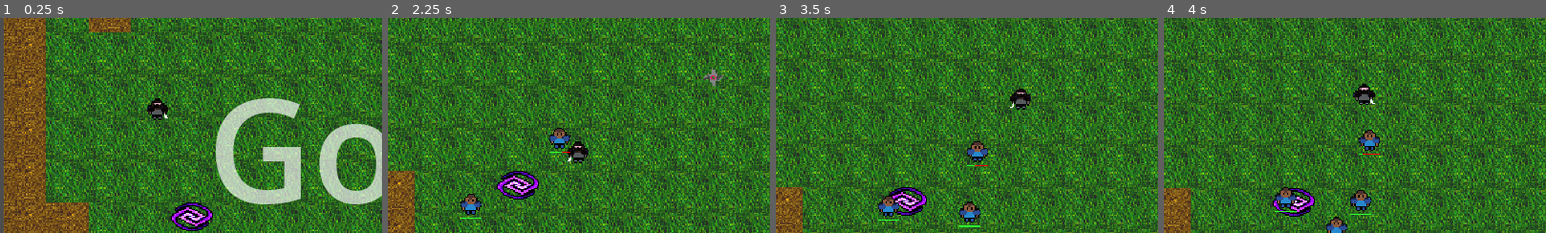
Above: before the commit, frames 1-4 (left to right).
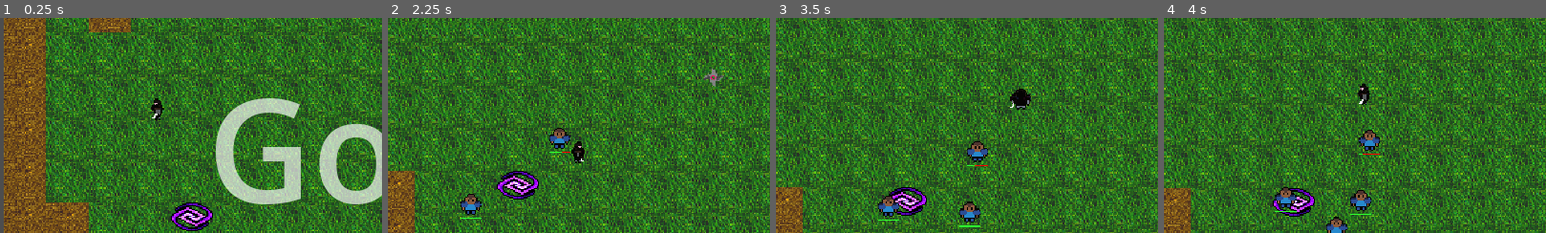
Above: after the commit, the same moments.

Repository: idjotherwise/ninja-killer-godot
Game: Godot game, scene res://Scenes/world.tscn
The game is run twice, just before and just after one commit, with the same random seed, the same clock (stepped at 60 frames per second) and the same inputs.
Inputs:
- Up to frame 1 (0.25 s): no input
- Up to frame 2 (2.25 s): hold Right (ui_right) 0.53-1.28 s; tap Space (shoot) at 0.6, 1.35, 2.1 s; hold Down (ui_down) 1.28-2.03 s; hold Right (ui_right) from 2.03 s (still down)
- Up to frame 3 (3.5 s): release Right (ui_right) at 2.78 s; hold Up (ui_up) from 2.78 s (still down); tap Space (shoot) at 2.85 s
- Up to frame 4 (4 s): release Up (ui_up) at 3.53 s; hold Left (ui_left) from 3.53 s (still down); tap Space (shoot) at 3.6 s
The pictures show only the part of the screen within x 8-58%, y 20-70%; the shares and areas given below are measured in that part.

The runs differ from the first frame. In frame 1, 0.2% of the frame differs, in the area x 38-44%, y 37-48%; in frame 2, 0.2%; in frame 3, 0.1%; in frame 4, 0.2%, in the area x 49-56%, y 30-41%.

Commit message:
Update player animation

Diff:
--- a/Scenes/HUD/hud.tscn
+++ b/Scenes/HUD/hud.tscn
@@ -3,10 +3,13 @@
 [ext_resource type="Script" path="res://Scripts/HUD/HUD.gd" id="1_6np3q"]
 
 [sub_resource type="SystemFont" id="SystemFont_yp1ds"]
+subpixel_positioning = 0
 
 [sub_resource type="SystemFont" id="SystemFont_ryn1e"]
+subpixel_positioning = 0
 
 [sub_resource type="SystemFont" id="SystemFont_but8f"]
+subpixel_positioning = 0
 
 [sub_resource type="Animation" id="Animation_rwjew"]
 length = 0.001
--- a/Scenes/Player/player.tscn
+++ b/Scenes/Player/player.tscn
@@ -5,7 +5,7 @@
 [ext_resource type="Script" path="res://Scripts/Player/BulletPool.gd" id="3_eteda"]
 
 [sub_resource type="RectangleShape2D" id="RectangleShape2D_oorg5"]
-size = Vector2(16, 16)
+size = Vector2(10, 13)
 
 [node name="Player" type="CharacterBody2D"]
 collision_layer = 4
@@ -13,11 +13,13 @@
 script = ExtResource("1_lm4q6")
 
 [node name="CollisionShape2D" type="CollisionShape2D" parent="."]
+position = Vector2(0, 0.5)
 shape = SubResource("RectangleShape2D_oorg5")
 
 [node name="Player" type="Sprite2D" parent="."]
 texture = ExtResource("2_e5xv7")
-flip_h = true
+hframes = 4
+frame = 3
 
 [node name="Bullets" type="Node" parent="."]
 script = ExtResource("3_eteda")
--- a/Scripts/AI/sneak_mob.gd
+++ b/Scripts/AI/sneak_mob.gd
@@ -50,4 +50,5 @@
 			Game.player_hp -= 1
 			hud.update_health(Game.player_hp)
 			if Game.player_hp <= 0:
-				get_tree().reload_current_scene();
+				get_tree().reload_current_scene()
+				Game.player_hp = 10;
--- a/Scripts/Player/Game.gd
+++ b/Scripts/Player/Game.gd
@@ -1,4 +1,3 @@
 extends Node
 
-
 var player_hp = 10;
--- a/Scripts/Player/player.gd
+++ b/Scripts/Player/player.gd
@@ -14,24 +14,23 @@
 
 	if inputDir.x > 0:
 		# TODO: reenable these animations once there are multiple frames for the player
-		# get_node("Player").frame = 1
-		get_node("Player").flip_h = false
+		get_node("Player").frame = 2
 		# check if player is moving right
 		direction = inputDir
 	elif inputDir.x < 0:
 		# check if player is moving left
-		#get_node("Player").frame = 1
-		get_node("Player").flip_h = true
+		get_node("Player").frame = 3
+
 		direction = inputDir
 	elif inputDir.y > 0:
 		# moving down
-		#get_node("Player").frame = 0
-		get_node("Player").flip_h = false
+		get_node("Player").frame = 1
+
 		direction = inputDir
 	elif inputDir.y < 0:
 		# moving up
-		#get_node("Player").frame=2
-		get_node("Player").flip_h = false
+		get_node("Player").frame= 0
+
 		direction = inputDir
 	get_node("SpawnPoint").position = direction * 5
 	if Input.is_action_just_pressed("shoot"):
Binary file changed: assets/enemy.png
